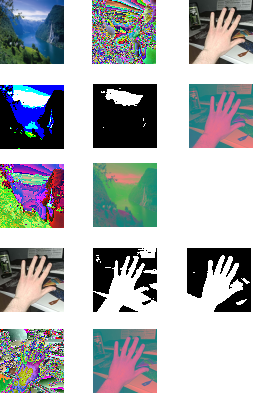
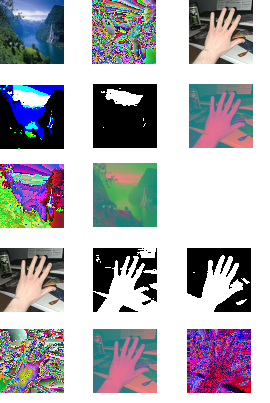
Two versions of the same layered image (270 × 403). Layer-by-layer changes:
added layer "out_04.ppm #1" above "out_01.ppm #1" over [187, 329, 251, 393]